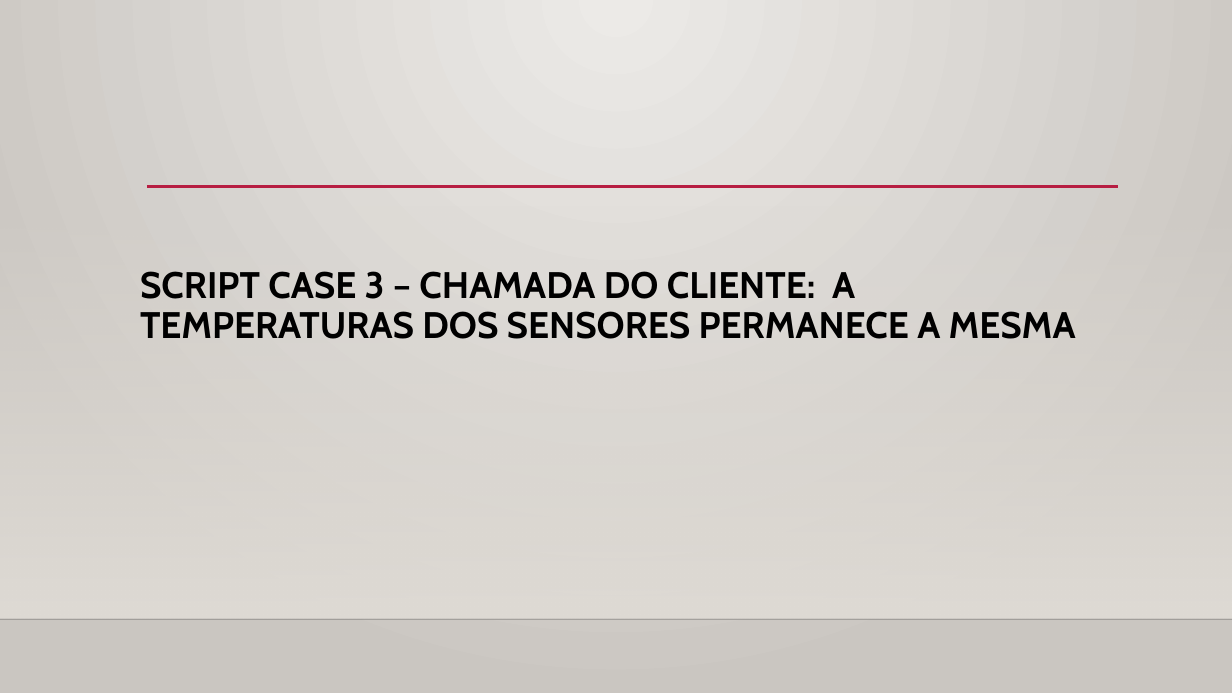
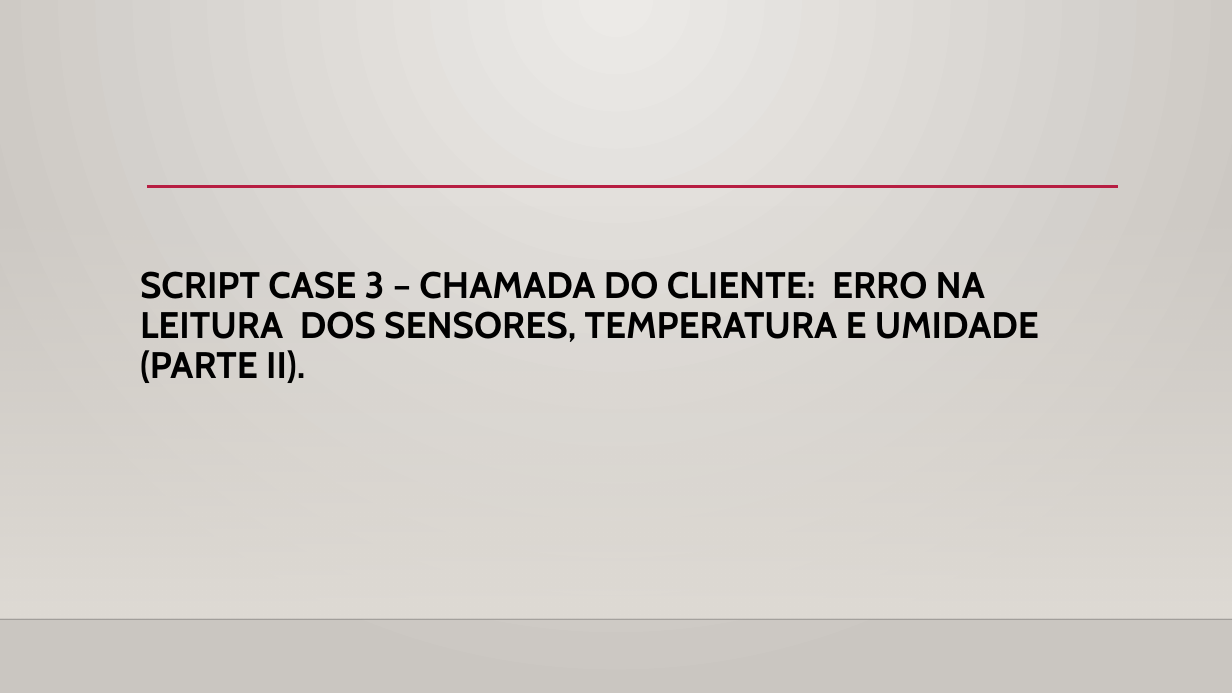
Before and after one commit to BandTec/grupo9-ads, a slide deck: slide 5 of documentacao/Apresentação de script para help desk.pptx. Drawn at 1232x693 pixels with LibreOffice and Linux fonts; fonts in the diff are those of the drawing; background and template pictures are left out. Boxes give left, top, right and bottom in pixels: in the first picture for what was removed or moved away, otherwise in the second. Text is boxed around its words. In the diff, an @@ line names an element or a change of style, - is before the commit and + after.

```diff
--- a/documentacao/Apresentação de script para help desk.pptx
+++ b/documentacao/Apresentação de script para help desk.pptx
@@ title at [140, 271, 1039, 383]: text changed @@
-SCRIPT CASE 3 – CHAMADA DO CLIENTE: A TEMPERATURAS DOS SENSORES PERMANECE A MESMA
+SCRIPT CASE 3 – CHAMADA DO CLIENTE: ERRO NA LEITURA DOS SENSORES, TEMPERATURA E UMIDADE (PARTE II).
```
Also in this commit, not shown: 2 other slides changed, 4 other files.
